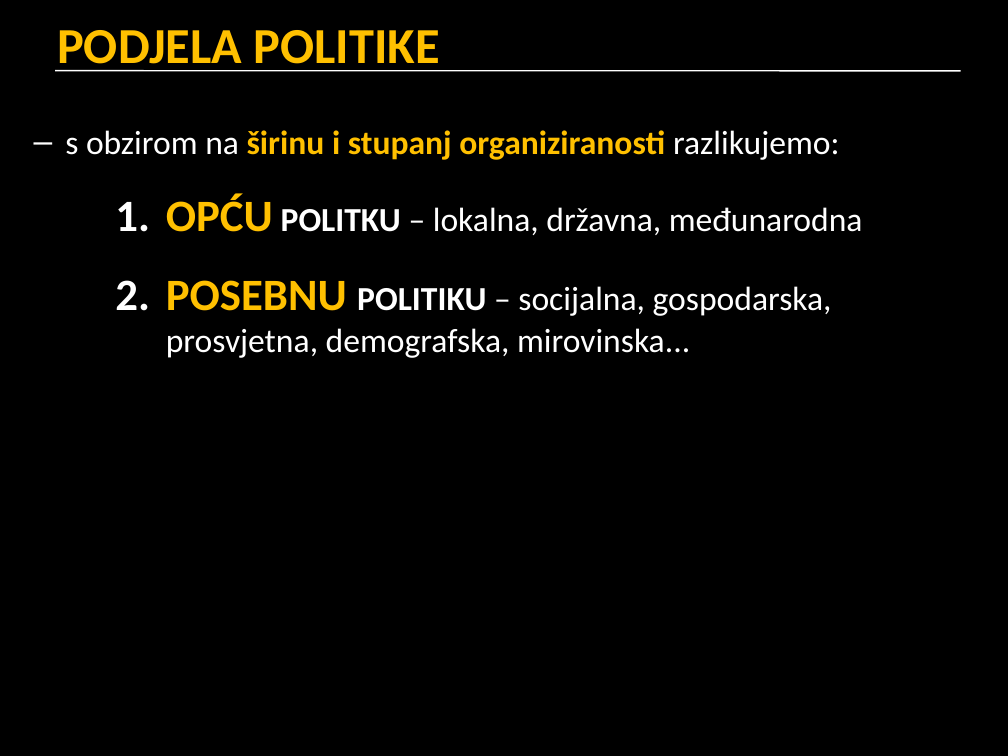
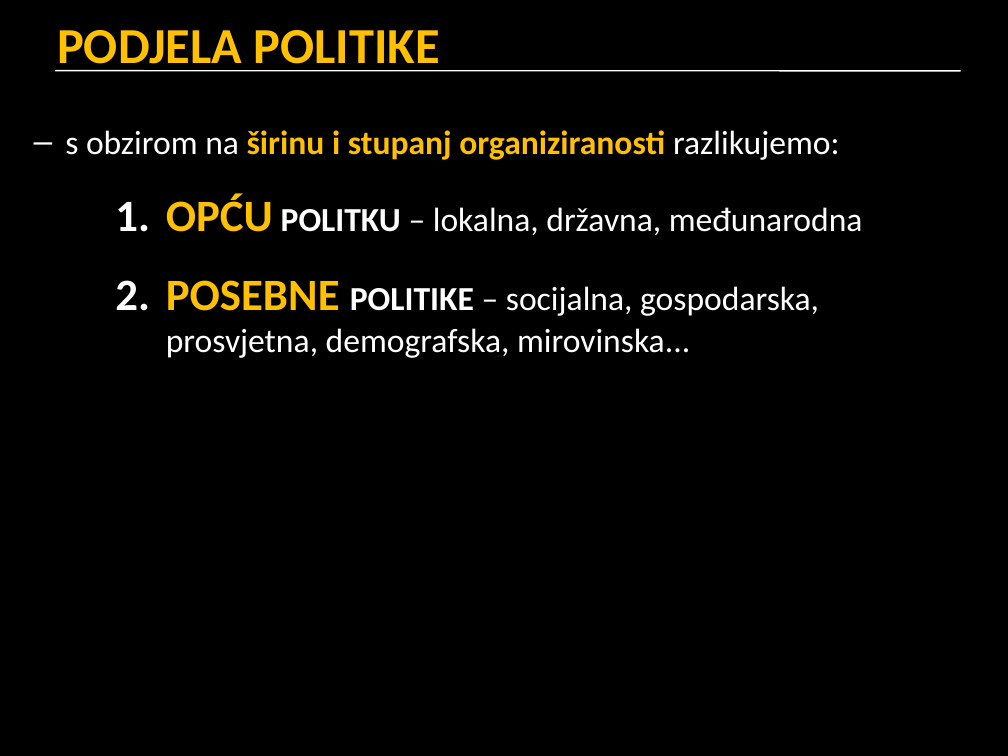
Before and after one commit to cornx/print, a slide deck: slide 10 of data/prezentacije/politika/001_pojam_politike.pptx (slide 9 before the commit). Drawn at 1008x756 pixels with LibreOffice and Linux fonts; fonts in the diff are those of the drawing. Boxes give left, top, right and bottom in pixels: in the first picture for what was removed or moved away, otherwise in the second. Text is boxed around its words. In the diff, an @@ line names an element or a change of style, - is before the commit and + after.

```diff
--- a/data/prezentacije/politika/001_pojam_politike.pptx
+++ b/data/prezentacije/politika/001_pojam_politike.pptx
@@ text at <box>166,280,819,358</box>: text changed @@
-  2. POSEBNU POLITIKU – socijalna, gospodarska, prosvjetna, demografska, mirovinska...
+  2. POSEBNE POLITIKE – socijalna, gospodarska, prosvjetna, demografska, mirovinska...
```
Also in this commit, not shown: 4 other slides changed, 3 slides added, 1 slide removed.
